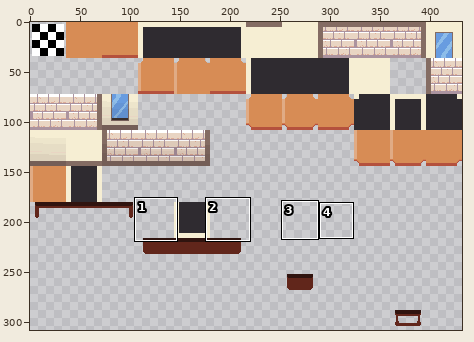
Two states of a sprite sheet, src/tilesets/tsObjects/output_tileset.png. Above, an overview of the earlier version with the close-up marked.
Close-up. First the earlier version:
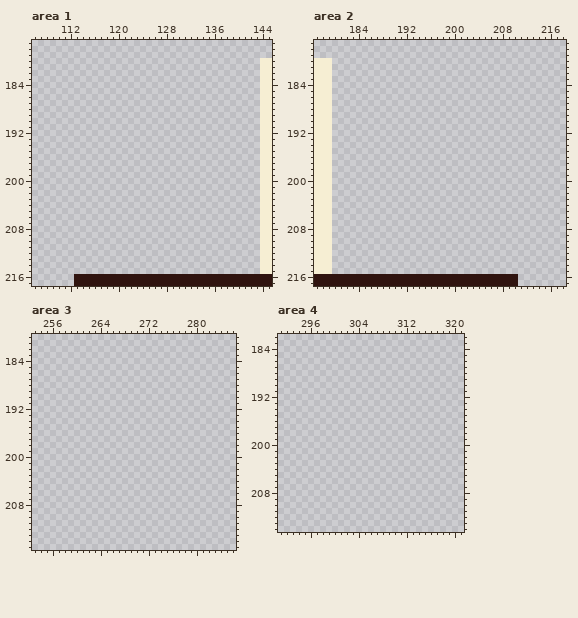
The file is 432x468 pixels. Colours within 5 levels of each other are drawn and written as one. Shown: area 1: x 106..145, y 177..217; area 2: x 177..218, y 177..217; area 3: x 253..286, y 180..215; area 4: x 291..321, y 182..214. The wide view leaves out empty margins. The commit also changed other parts of the picture, which this record leaves out.
And afterwards:
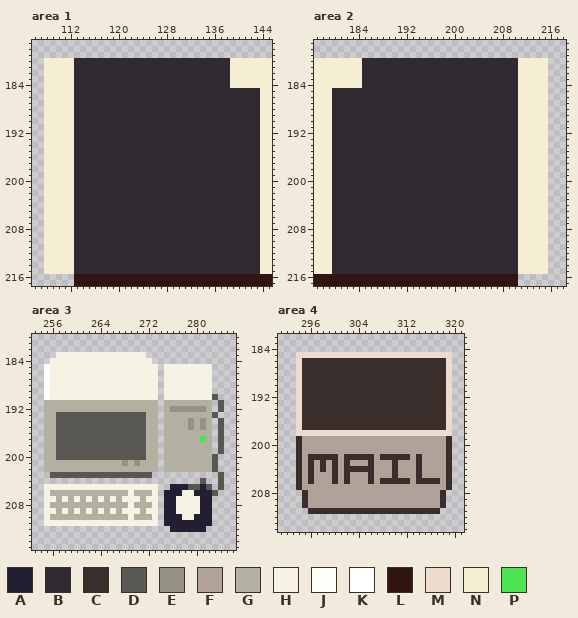
Palette (. is transparent): A #241e35  B #2f2b30  C #392e2b  D #585752  E #959284  F #b0a299  G #b4b0a1  H #f6f2e4  J #fffef8  K #ffffff  L #30140f  M #eddbce  N #f6eed3  P #4be553
Change:
Changed rows in their new state; - is an unchanged pixel.
Area 1:
first column x 108:
180 NNNNNBBBBBBBBBBBBBBBBBBBBBBBBBBNNNNN
181 NNNNNBBBBBBBBBBBBBBBBBBBBBBBBBBNNNNN
182 NNNNNBBBBBBBBBBBBBBBBBBBBBBBBBBNNNNN
183 NNNNNBBBBBBBBBBBBBBBBBBBBBBBBBBNNNNN
184 NNNNNBBBBBBBBBBBBBBBBBBBBBBBBBBNNNNN
185 NNNNNBBBBBBBBBBBBBBBBBBBBBBBBBBBBBBB
186 NNNNNBBBBBBBBBBBBBBBBBBBBBBBBBBBBBBB
187 NNNNNBBBBBBBBBBBBBBBBBBBBBBBBBBBBBBB
188 NNNNNBBBBBBBBBBBBBBBBBBBBBBBBBBBBBBB
189 NNNNNBBBBBBBBBBBBBBBBBBBBBBBBBBBBBBB
190 NNNNNBBBBBBBBBBBBBBBBBBBBBBBBBBBBBBB
191 NNNNNBBBBBBBBBBBBBBBBBBBBBBBBBBBBBBB
192 NNNNNBBBBBBBBBBBBBBBBBBBBBBBBBBBBBBB
193 NNNNNBBBBBBBBBBBBBBBBBBBBBBBBBBBBBBB
194 NNNNNBBBBBBBBBBBBBBBBBBBBBBBBBBBBBBB
195 NNNNNBBBBBBBBBBBBBBBBBBBBBBBBBBBBBBB
196 NNNNNBBBBBBBBBBBBBBBBBBBBBBBBBBBBBBB
197 NNNNNBBBBBBBBBBBBBBBBBBBBBBBBBBBBBBB
198 NNNNNBBBBBBBBBBBBBBBBBBBBBBBBBBBBBBB
199 NNNNNBBBBBBBBBBBBBBBBBBBBBBBBBBBBBBB
200 NNNNNBBBBBBBBBBBBBBBBBBBBBBBBBBBBBBB
201 NNNNNBBBBBBBBBBBBBBBBBBBBBBBBBBBBBBB
202 NNNNNBBBBBBBBBBBBBBBBBBBBBBBBBBBBBBB
203 NNNNNBBBBBBBBBBBBBBBBBBBBBBBBBBBBBBB
204 NNNNNBBBBBBBBBBBBBBBBBBBBBBBBBBBBBBB
205 NNNNNBBBBBBBBBBBBBBBBBBBBBBBBBBBBBBB
206 NNNNNBBBBBBBBBBBBBBBBBBBBBBBBBBBBBBB
207 NNNNNBBBBBBBBBBBBBBBBBBBBBBBBBBBBBBB
208 NNNNNBBBBBBBBBBBBBBBBBBBBBBBBBBBBBBB
209 NNNNNBBBBBBBBBBBBBBBBBBBBBBBBBBBBBBB
210 NNNNNBBBBBBBBBBBBBBBBBBBBBBBBBBBBBBB
211 NNNNNBBBBBBBBBBBBBBBBBBBBBBBBBBBBBBB
212 NNNNNBBBBBBBBBBBBBBBBBBBBBBBBBBBBBBB
213 NNNNNBBBBBBBBBBBBBBBBBBBBBBBBBBBBBBB
214 NNNNNBBBBBBBBBBBBBBBBBBBBBBBBBBBBBBB
215 NNNNNBBBBBBBBBBBBBBBBBBBBBBBBBBBBBBB
Area 2:
first column x 180:
180 NNNNNBBBBBBBBBBBBBBBBBBBBBBBBBBNNNNN
181 NNNNNBBBBBBBBBBBBBBBBBBBBBBBBBBNNNNN
182 NNNNNBBBBBBBBBBBBBBBBBBBBBBBBBBNNNNN
183 NNNNNBBBBBBBBBBBBBBBBBBBBBBBBBBNNNNN
184 NNNNNBBBBBBBBBBBBBBBBBBBBBBBBBBNNNNN
185 BBBBBBBBBBBBBBBBBBBBBBBBBBBBBBBNNNNN
186 BBBBBBBBBBBBBBBBBBBBBBBBBBBBBBBNNNNN
187 BBBBBBBBBBBBBBBBBBBBBBBBBBBBBBBNNNNN
188 BBBBBBBBBBBBBBBBBBBBBBBBBBBBBBBNNNNN
189 BBBBBBBBBBBBBBBBBBBBBBBBBBBBBBBNNNNN
190 BBBBBBBBBBBBBBBBBBBBBBBBBBBBBBBNNNNN
191 BBBBBBBBBBBBBBBBBBBBBBBBBBBBBBBNNNNN
192 BBBBBBBBBBBBBBBBBBBBBBBBBBBBBBBNNNNN
193 BBBBBBBBBBBBBBBBBBBBBBBBBBBBBBBNNNNN
194 BBBBBBBBBBBBBBBBBBBBBBBBBBBBBBBNNNNN
195 BBBBBBBBBBBBBBBBBBBBBBBBBBBBBBBNNNNN
196 BBBBBBBBBBBBBBBBBBBBBBBBBBBBBBBNNNNN
197 BBBBBBBBBBBBBBBBBBBBBBBBBBBBBBBNNNNN
198 BBBBBBBBBBBBBBBBBBBBBBBBBBBBBBBNNNNN
199 BBBBBBBBBBBBBBBBBBBBBBBBBBBBBBBNNNNN
200 BBBBBBBBBBBBBBBBBBBBBBBBBBBBBBBNNNNN
201 BBBBBBBBBBBBBBBBBBBBBBBBBBBBBBBNNNNN
202 BBBBBBBBBBBBBBBBBBBBBBBBBBBBBBBNNNNN
203 BBBBBBBBBBBBBBBBBBBBBBBBBBBBBBBNNNNN
204 BBBBBBBBBBBBBBBBBBBBBBBBBBBBBBBNNNNN
205 BBBBBBBBBBBBBBBBBBBBBBBBBBBBBBBNNNNN
206 BBBBBBBBBBBBBBBBBBBBBBBBBBBBBBBNNNNN
207 BBBBBBBBBBBBBBBBBBBBBBBBBBBBBBBNNNNN
208 BBBBBBBBBBBBBBBBBBBBBBBBBBBBBBBNNNNN
209 BBBBBBBBBBBBBBBBBBBBBBBBBBBBBBBNNNNN
210 BBBBBBBBBBBBBBBBBBBBBBBBBBBBBBBNNNNN
211 BBBBBBBBBBBBBBBBBBBBBBBBBBBBBBBNNNNN
212 BBBBBBBBBBBBBBBBBBBBBBBBBBBBBBBNNNNN
213 BBBBBBBBBBBBBBBBBBBBBBBBBBBBBBBNNNNN
214 BBBBBBBBBBBBBBBBBBBBBBBBBBBBBBBNNNNN
215 BBBBBBBBBBBBBBBBBBBBBBBBBBBBBBBNNNNN
Area 3:
first column x 255:
183 --HHHHHHHHHHHHHHH-------------
184 -HHHHHHHHHHHHHHHHH------------
185 KHHHHHHHHHHHHHHHHHH-HHHHHHHH--
186 KHHHHHHHHHHHHHHHHHH-HHHHHHHH--
187 KHHHHHHHHHHHHHHHHHH-HHHHHHHH--
188 KHHHHHHHHHHHHHHHHHH-HHHHHHHH--
189 KHHHHHHHHHHHHHHHHHH-HHHHHHHH--
190 JHHHHHHHHHHHHHHHHHH-HHHHHHHHD-
191 GGGGGGGGGGGGGGGGGGG-GGGGGGGG-D
192 GGGGGGGGGGGGGGGGGGG-GEEEEEEG-D
193 GGDDDDDDDDDDDDDDDGG-GGGGGGGGD-
194 GGDDDDDDDDDDDDDDDGG-GGGGEGEG-D
195 GGDDDDDDDDDDDDDDDGG-GGGGEGEG-D
196 GGDDDDDDDDDDDDDDDGG-GGGGGGGG-D
197 GGDDDDDDDDDDDDDDDGG-GGGGGGPG-D
198 GGDDDDDDDDDDDDDDDGG-GGGGGGGG-D
199 GGDDDDDDDDDDDDDDDGG-GGGGGGGG-D
200 GGDDDDDDDDDDDDDDDGG-GGGGGGGGD-
201 GGGGGGGGGGGGGEGEGGG-GGGGGGGGD-
202 GGGGGGGGGGGGGGGGGGG-GGGGGGGGD-
203 -DDDDDDDDDDDDDDDDD-----------D
204 --------------------------D--D
205 HHHHHHHHHHHHHHHHHHH--AAADDAD-D
206 HGGGGGGGGGGGGGHGGGH-AAAHHAAAD-
207 HHGHGHGHGHGHGHHHGHH-AAHHHHAA--
208 HGGGGGGGGGGGGGHGGGH-AAHHHHAA--
209 HHGHGHGHGHGHGHHHGHH-AAHHHHAA--
210 HGGGGGGGGGGGGGHGGGH-AAAHHAAA--
211 HHHHHHHHHHHHHHHHHHH-AAAAAAAA--
212 ---------------------AAAAAA---
Area 4:
first column x 294:
185 MMMMMMMMMMMMMMMMMMMMMMMMMM
186 MCCCCCCCCCCCCCCCCCCCCCCCCM
187 MCCCCCCCCCCCCCCCCCCCCCCCCM
188 MCCCCCCCCCCCCCCCCCCCCCCCCM
189 MCCCCCCCCCCCCCCCCCCCCCCCCM
190 MCCCCCCCCCCCCCCCCCCCCCCCCM
191 MCCCCCCCCCCCCCCCCCCCCCCCCM
192 MCCCCCCCCCCCCCCCCCCCCCCCCM
193 MCCCCCCCCCCCCCCCCCCCCCCCCM
194 MCCCCCCCCCCCCCCCCCCCCCCCCM
195 MCCCCCCCCCCCCCCCCCCCCCCCCM
196 MCCCCCCCCCCCCCCCCCCCCCCCCM
197 MCCCCCCCCCCCCCCCCCCCCCCCCM
198 MMMMMMMMMMMMMMMMMMMMMMMMMM
199 CFFFFFFFFFFFFFFFFFFFFFFFFC
200 CFFFFFFFFFFFFFFFFFFFFFFFFC
201 CFFFFFFFFFFFFFFFFFFFFFFFFC
202 CFCCCCCFCCCCCFCCCCCFCFFFFC
203 CFCFCFCFCFFFCFFFCFFFCFFFFC
204 CFCFCFCFCCCCCFFFCFFFCFFFFC
205 CFCFFFCFCFFFCFFFCFFFCFFFFC
206 CFCFFFCFCFFFCFCCCCCFCCCCFC
207 CFFFFFFFFFFFFFFFFFFFFFFFFC
208 -CFFFFFFFFFFFFFFFFFFFFFFC-
209 -CFFFFFFFFFFFFFFFFFFFFFFC-
210 -CFFFFFFFFFFFFFFFFFFFFFFC-
211 --CCCCCCCCCCCCCCCCCCCCCC--
Where, in picture pixels (left, top, right, bottom), the same in both close-ups:
added: (44, 58, 260, 274)
added: (332, 58, 548, 274)
added: (44, 352, 224, 532)
added: (296, 352, 452, 514)
